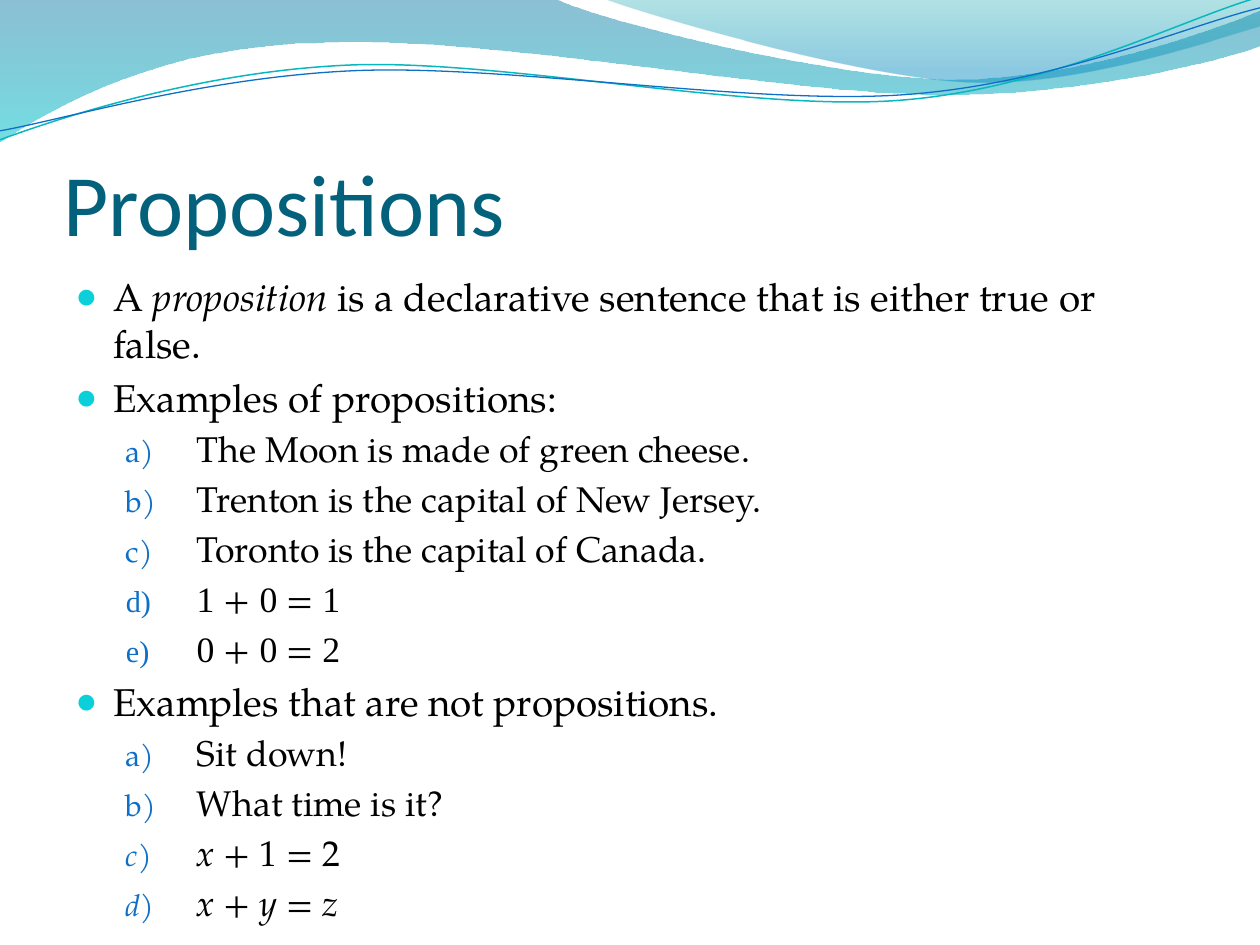
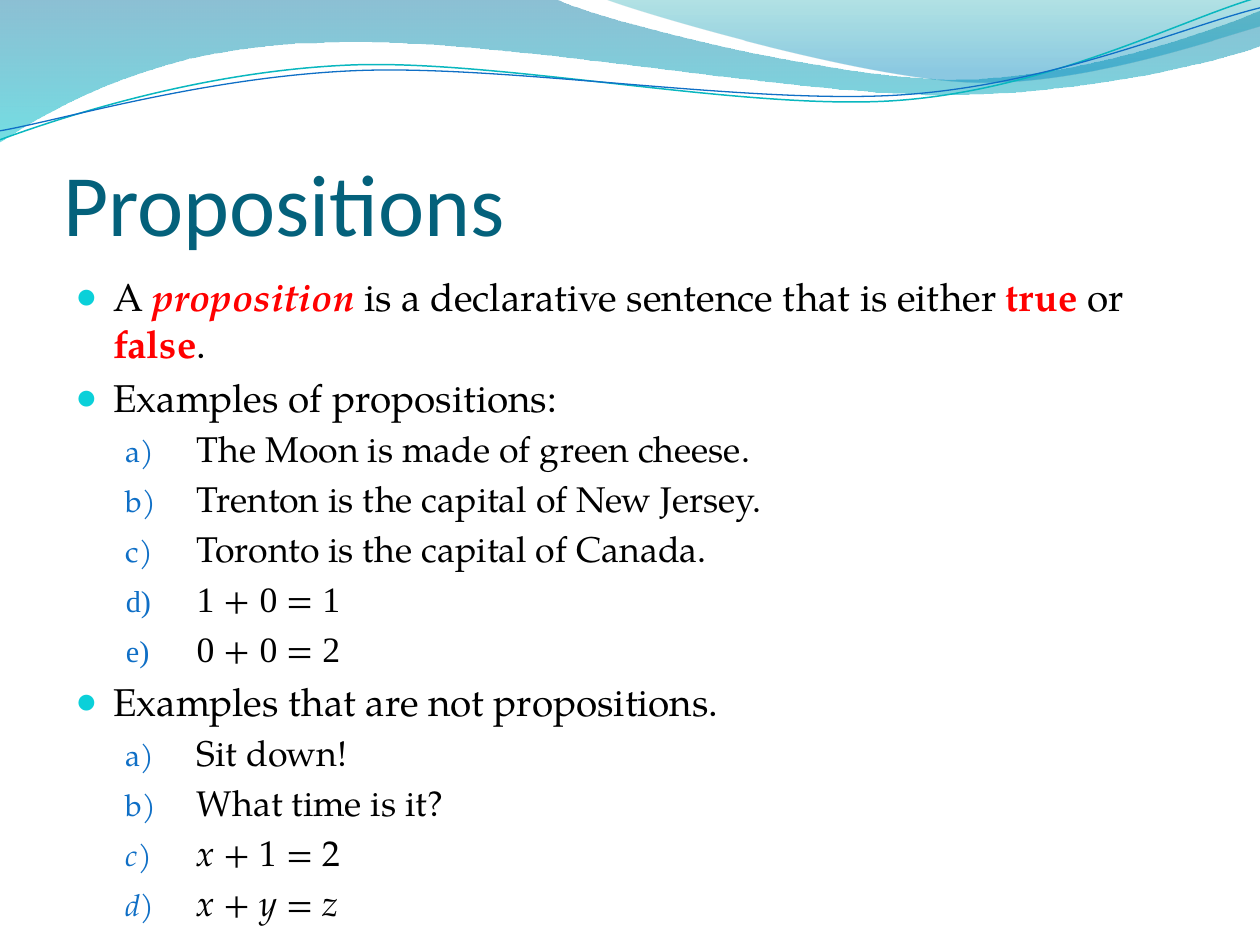
Before and after one commit to lin-chen-GA/lin-chen-GA.github.io, a slide deck: slide 3 of cs2620/slides/cs2620_notes1.pptx. Drawn at 1260x945 pixels with LibreOffice and Linux fonts; fonts in the diff are those of the drawing; background and template pictures are left out. Boxes give left, top, right and bottom in pixels: in the first picture for what was removed or moved away, otherwise in the second. Text is boxed around its words. In the diff, an @@ line names an element or a change of style, - is before the commit and + after.

```diff
--- a/cs2620/slides/cs2620_notes1.pptx
+++ b/cs2620/slides/cs2620_notes1.pptx
@@ text at [113,283,1123,359]: text colour #000000 to #FF0000, bold on in "proposition true false." @@
```
Also in this commit, not shown: 12 other slides changed, 7 slides added, 3 other files.
